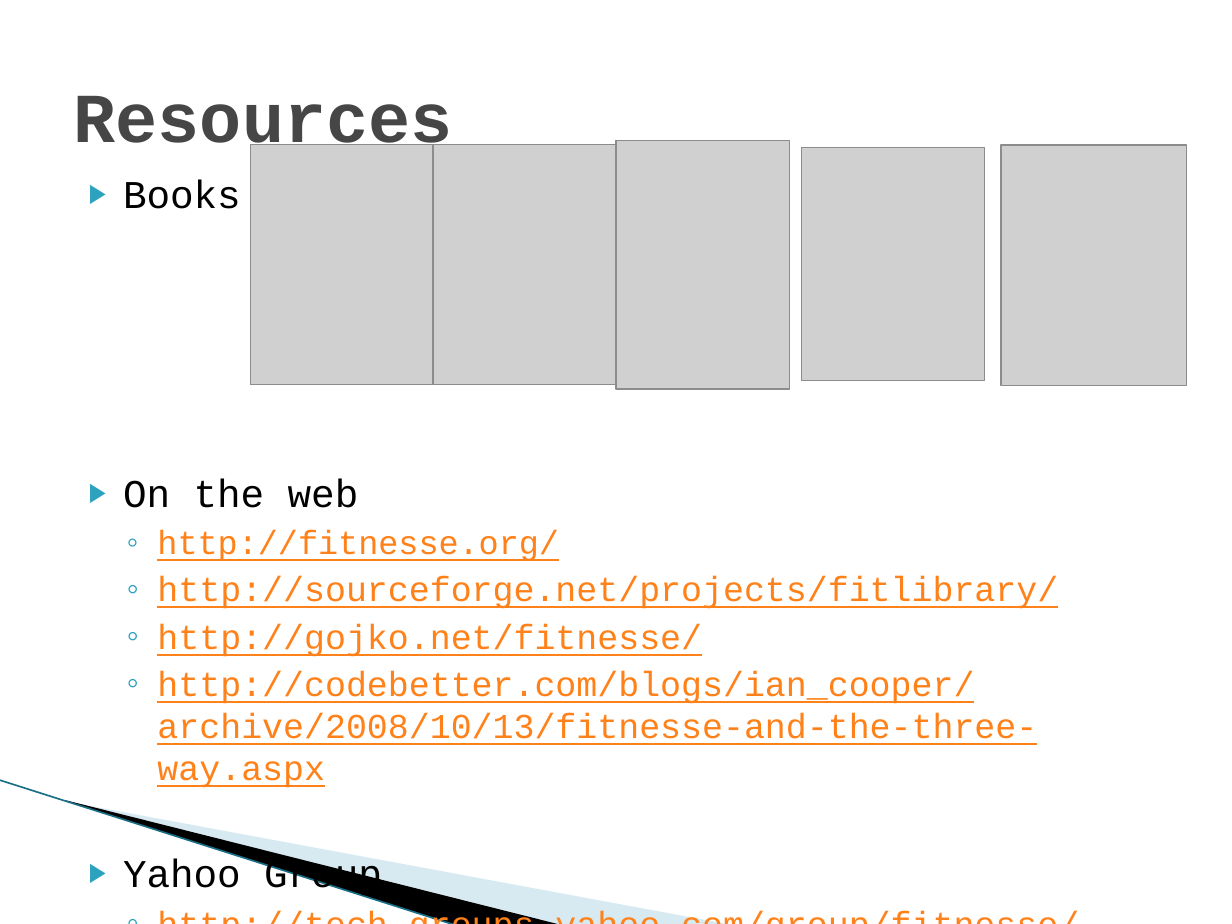
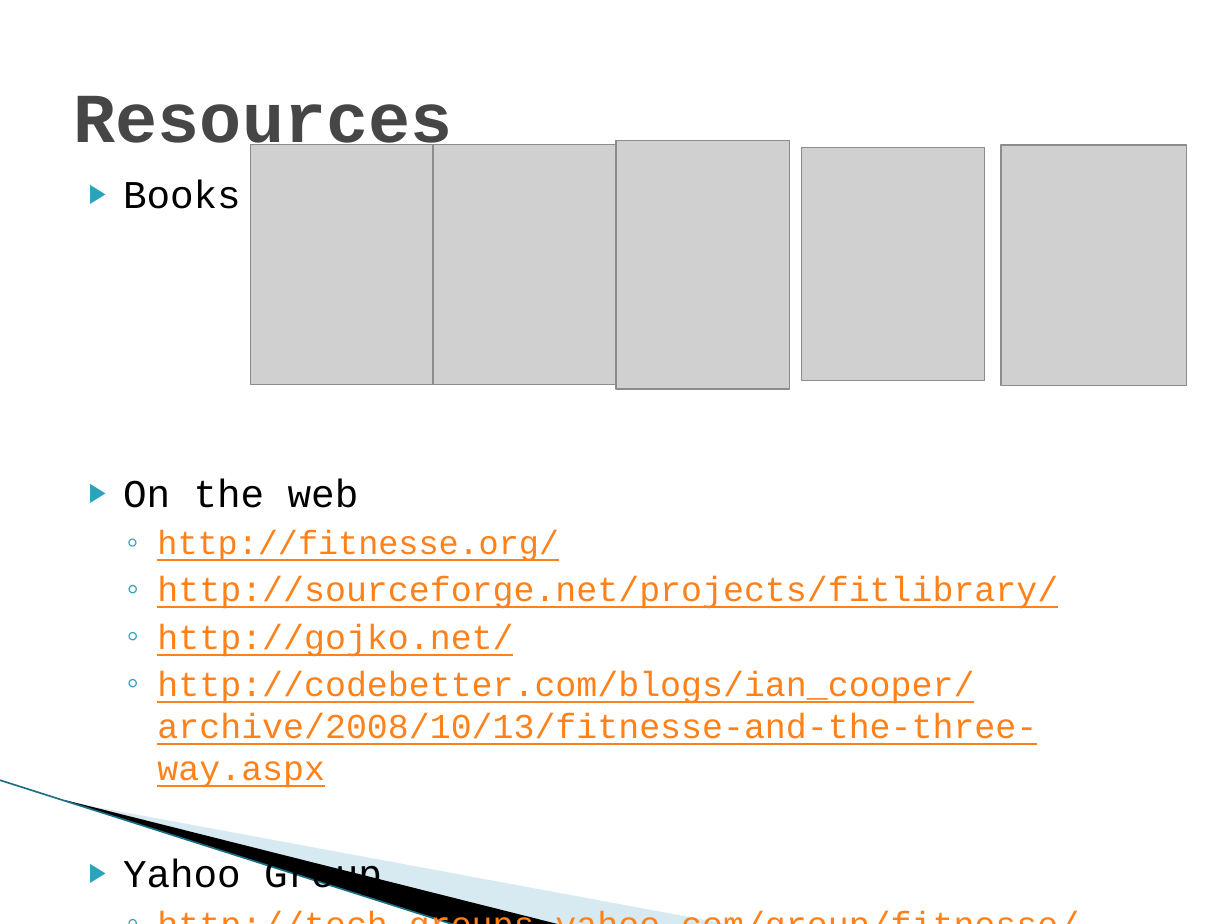
Before and after one commit to michelgrootjans/agileacceptancetesting, a slide deck: slide 25 of Slides/20090514_iLearn_AgileAcceptanceTesting.pptx (slide 24 before the commit). Drawn at 1232x924 pixels with LibreOffice and Linux fonts; fonts in the diff are those of the drawing; grey boxes stand for pictures; background and template pictures are left out. Boxes give left, top, right and bottom in pixels: in the first picture for what was removed or moved away, otherwise in the second. Text is boxed around its words. In the diff, an @@ line names an element or a change of style, - is before the commit and + after.

```diff
--- a/Slides/20090514_iLearn_AgileAcceptanceTesting.pptx
+++ b/Slides/20090514_iLearn_AgileAcceptanceTesting.pptx
@@ text at [157, 624, 513, 657]: text changed @@
-  ◦ http://gojko.net/fitnesse/
+  ◦ http://gojko.net/
```
Also in this commit, not shown: 1 other slide changed, 1 slide added.
